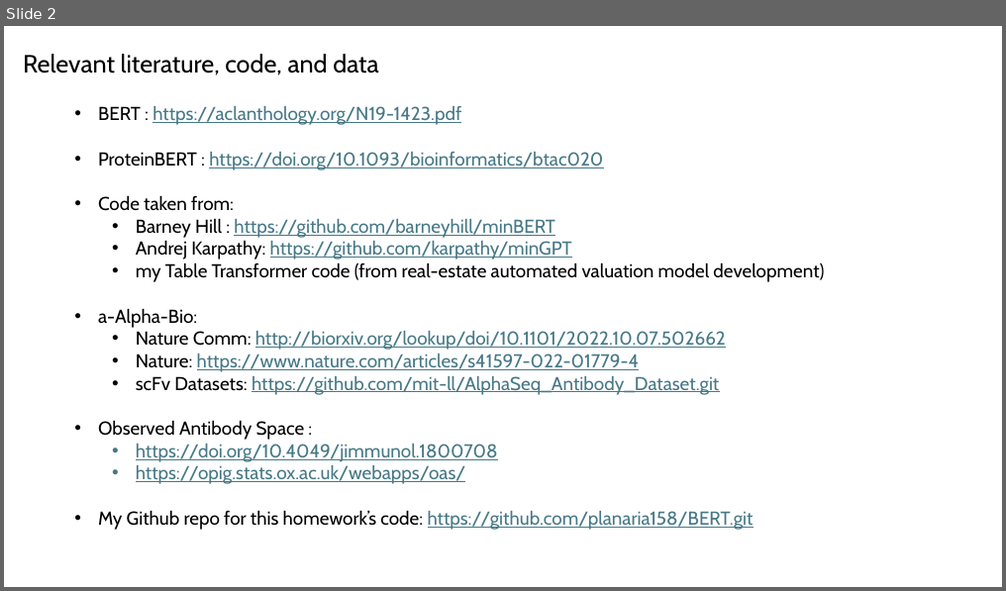
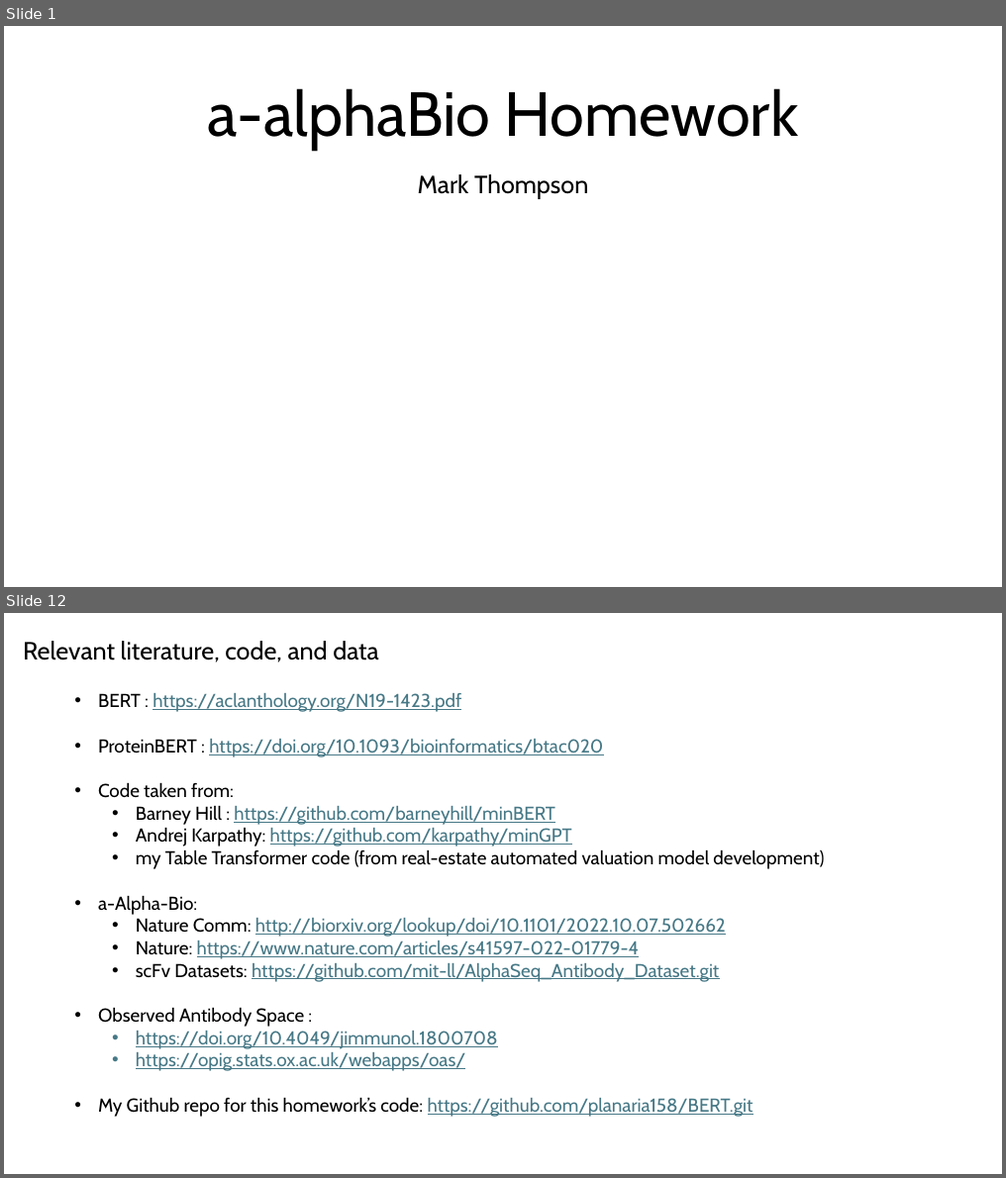
Before and after one commit to planaria158/BERT-antibody-antigen-binding-energy, a slide deck: Homework-aAlphaBio.pptx. Shown one above the other, each under a label of ours: slide 2 before the commit, slides 1 and 12 after it; the slides between them are not shown. The pictures are 1006x591 and 1006x1178 pixels, drawn with LibreOffice and Linux fonts; fonts in the diff are those of the drawing. Boxes give left, top, right and bottom in pixels: in the first picture for what was removed or moved away, otherwise in the second. Text is boxed around its words. In the diff, an @@ line names an element or a change of style, - is before the commit and + after.

```diff
--- a/Homework-aAlphaBio.pptx
+++ b/Homework-aAlphaBio.pptx
@@ slide 1 added at (4, 26, 1002, 587), background #FFFFFF @@
@@ title added at (208, 88, 799, 150), 60 pt, text #000000 @@
+a-alphaBio Homework
@@ subtitle added at (418, 174, 588, 199), 24 pt, text #000000 @@
+Mark Thompson
@@ what was slide 2 is now slide 12 @@
```
Also in this commit, not shown: 3 slides changed, 8 other slides added, 1 slide removed.
